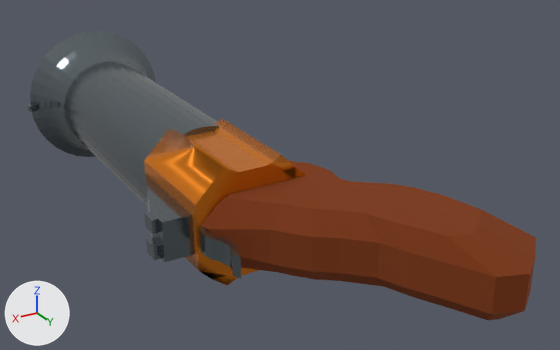
Two versions of the FBX model Assets/Models/kork-gun.fbx, one commit apart.
Camera for both pictures: a camera (50 mm lens) standing at (22.7, 55.0, 23.5) and looking at (-5.8, 7.4, -0.3). The axes (+X, +Y, +Z) are drawn at lower left. The lights are the same throughout. Where no turn or scale is listed for an object, it has been applied to the vertices. Vertices at the same position are counted once.

In view in the first picture: 'Hammer.001', 'OuterBarrel.001', 'Rotator.001', 'aim.001', 'hilt.001'.
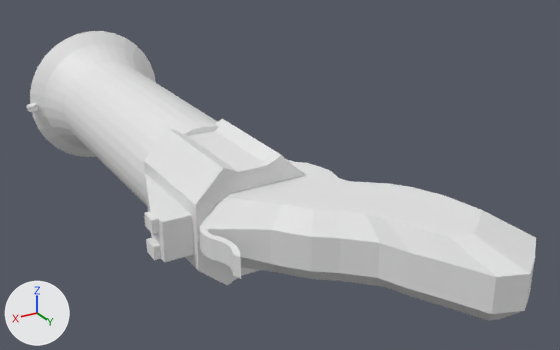
Pixel boxes (x1, y1, x2, y2) of what changed, in the pictures (560 x 350 px):
'OuterBarrel.001', recoloured (grey to white)
    both: (26, 31, 219, 205)
'aim.001', recoloured (grey to white)
    both: (144, 174, 194, 262)
'Hammer.001', recoloured
    both: (199, 226, 241, 279)
part 1 of me_cylinder_008, recoloured (brown to white)
    both: (200, 160, 536, 320)
part 2 of me_cylinder_006, cut back
    both: (195, 155, 306, 285)
part 3 of me_cylinder_006, recoloured (brown to grey)
    both: (183, 126, 219, 136)
part 4 of me_cylinder_006, recoloured (orange to white)
    both: (144, 119, 281, 271)

Diff of the bpy script that builds the scene:
```diff
--- a/Assets/Models/kork-gun.fbx.py
+++ b/Assets/Models/kork-gun.fbx.py
@@ me_cylinder_006 @@
 # used by ob_rotator_001; location = (0.0, 0.0, 0.0)
-me_cylinder_006.from_pydata(...)  # 235 vertices, 163 faces; spans x -4.32..4.35, y 5.32..13.98, z -4.32..4.36
+me_cylinder_006.from_pydata(...)  # 126 vertices, 31 faces; spans x -4.32..4.35, y 5.32..13.98, z -4.32..4.36
+# me_cylinder_006 part 2
+# 105 vertices are removed from x -3.12..3.37, y 5.32..13.98, z -3.5..3.24
+# 139 faces are deleted
+# 8 new faces join them
+# me_cylinder_006 part 3: 4 faces spanning x -4.32..4.35, y 6.14..13.38, z -4.32..4.32 switch from mat_metal_001 (grey #778186) to no material
+# me_cylinder_006 part 4: 19 faces spanning x -4.3..4.35, y 5.32..13.98, z -4.3..4.36 switch from mat_bronze_001 (orange #e78316) to no material
@@ me_cylinder_004 @@
 me_cylinder_004.from_pydata(...)  # 32 vertices, 25 faces; spans x 4.35..6.89, y 5.32..13.38, z -1.57..1.31
-me_cylinder_004.materials.append(mat_metal_001)  # grey #778186
@@ me_cylinder_001 @@
 me_cylinder_001.from_pydata(...)  # 376 vertices, 348 faces; spans x -6.5..7.0, y -18.8..6.1, z -6.5..6.5
-me_cylinder_001.materials.append(mat_metal_001)  # grey #778186
@@ me_cylinder_005 @@
 me_cylinder_005.from_pydata(...)  # 40 vertices, 37 faces; spans x 3.29..4.37, y 13.89..18.83, z -0.94..0.74
-me_cylinder_005.materials.append(mat_metal_001)  # grey #778186
@@ me_cylinder_008 @@
 me_cylinder_008.from_pydata(...)  # 151 vertices, 111 faces; spans x -12.6..4.1, y 7.2..29.6, z -2.7..2.5
 # used by ob_hilt_001; location = (0.0, 0.0, 0.0)
-me_cylinder_008.materials.append(mat_metal_001)  # grey #778186
+# me_cylinder_008 part 1: all 77 faces that had it switch from mat_wood_001 (brown #924821) to no material
```
